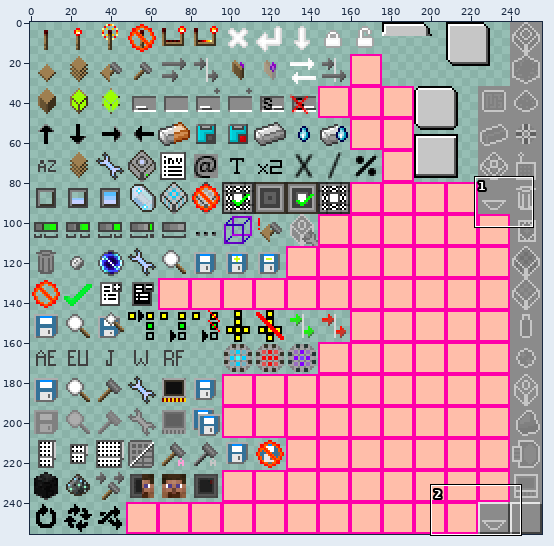
A sprite sheet gets an edit: src/main/resources/assets/appliedenergistics2/textures/guis/states.png. Above, an overview of the earlier version with the close-up marked.
Close-up. The starting point:
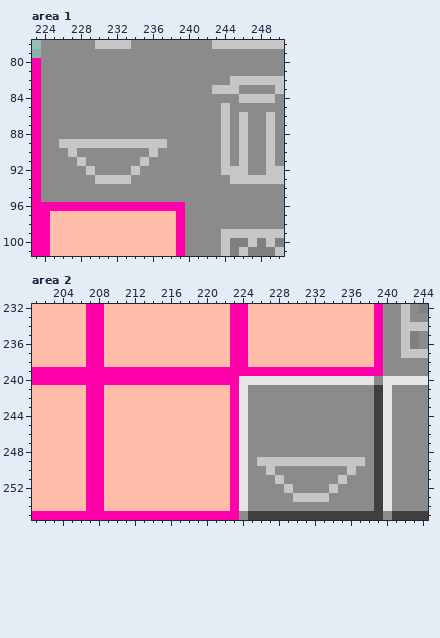
The file is 256x256 pixels. Pixels under 10% opacity are left out. Colours within 5 levels of each other are drawn and written as one. Shown: area 1: x 223..250, y 78..101; area 2: x 201..244, y 232..255.
After:
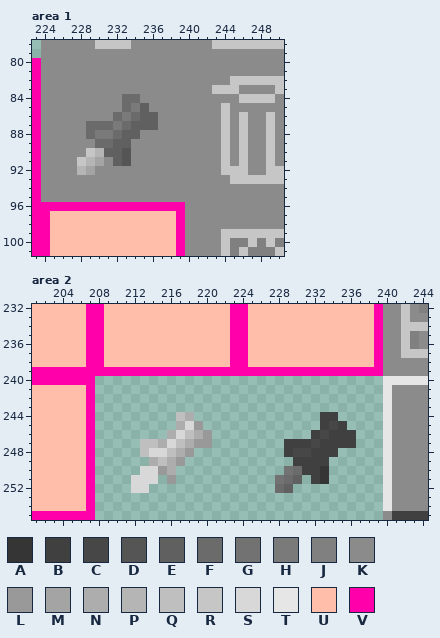
Palette (. is transparent): A #353535  B #404040  C #474747  D #555555  E #606060  F #6b6b6b  G #727272  H #7a7a7a  J #808080  K #8b8b8b  L #999999  M #a4a4a4  N #adadad  P #b5b5b5  Q #bfbfbf  R #c6c6c6  S #d8d8d8  T #e6e6e6  U #ffbeaa  V #ff00aa
The exact change:
Changed rows in their new state; - is an unchanged pixel.
Area 1:
first column x 226:
 84 -------FF---
 85 -------FHE--
 86 ------FHFEE-
 87 ---FFFHFEEE-
 88 ---FHHFEE---
 89 KKKKFFEEKKKK
 90 -K-RPEED--K-
 91 ---PM-ED-K--
 92 --PM----K---
 93 ----KKKK----
Area 2:
first column x 208:
240 ................................
241 ................................
242 ................................
243 ................................
244 .........QN..............BB.....
245 .........NSL.............BCB....
246 ........NSQNL...........BCBBB...
247 .....QQNSQNLL........BBBCBBBB...
248 .....QSSQNL..........BCCBBB.....
249 ......NQNL............BBBB......
250 .....SSLN............GFBBA......
251 ....SSS.L...........GFE.BA......
252 ....SS..............FE..........
253 ................................
254 ................................
255 ................................
Changed places in both close-ups, as pixel boxes (x1, y1, x2, y2):
changed: (59, 94, 167, 184)
changed: (95, 376, 383, 520)
